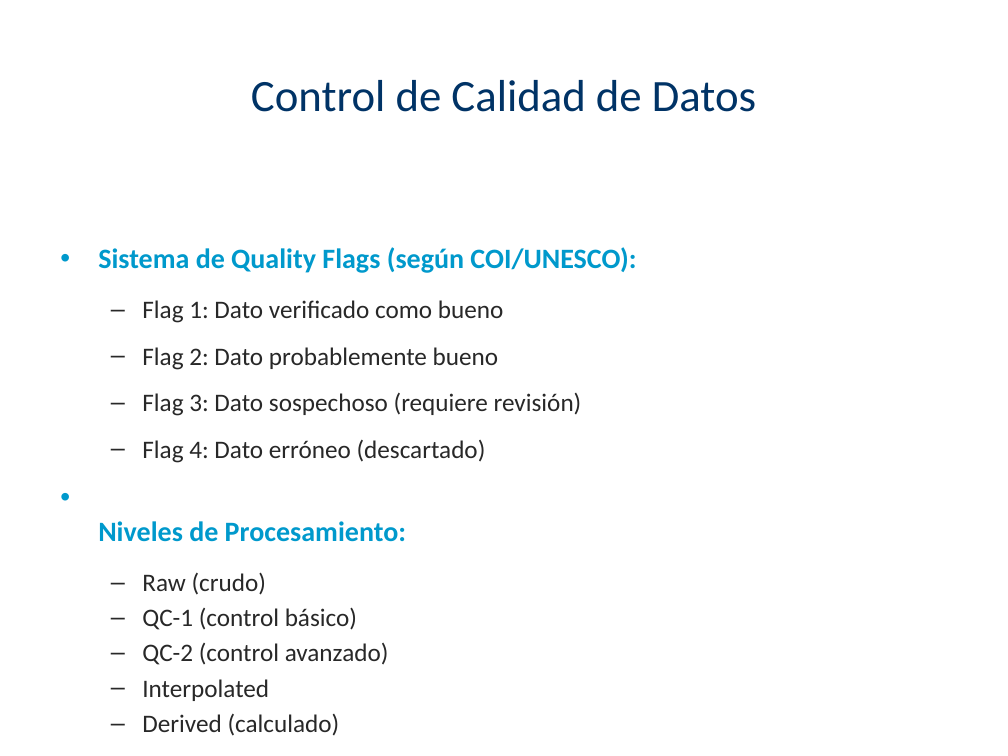
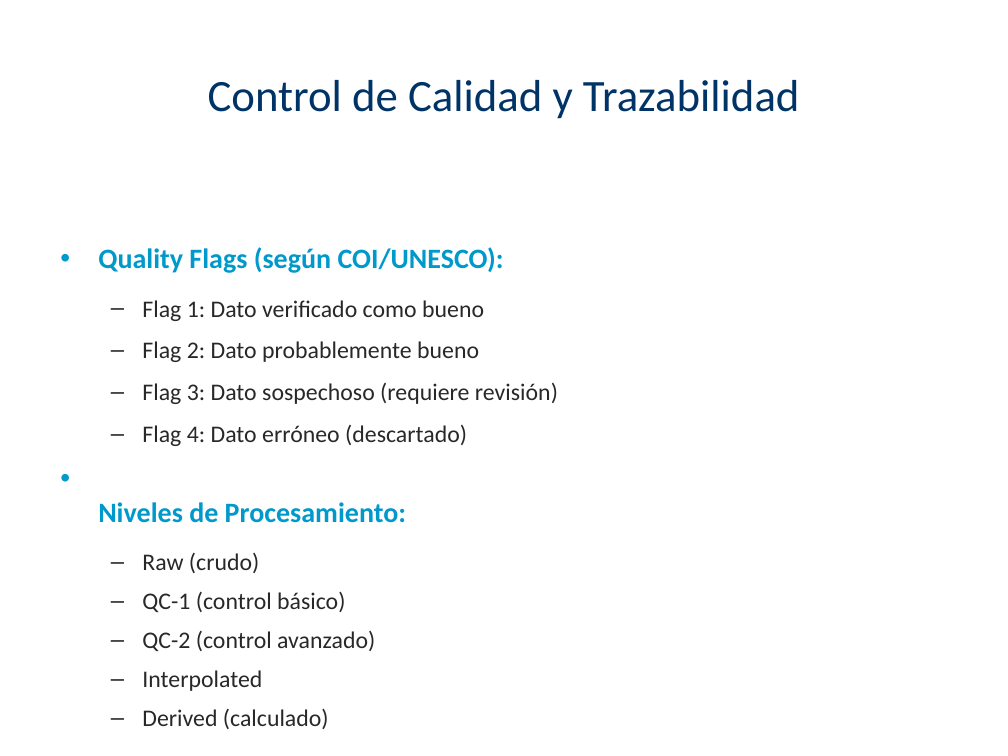
Before and after one commit to pablo27207/services, a slide deck: slide 11 of Presentacion_OOGSJ_XIIJNCM.pptx (slide 9 before the commit). Drawn at 1008x756 pixels with LibreOffice and Linux fonts; fonts in the diff are those of the drawing. Boxes give left, top, right and bottom in pixels: in the first picture for what was removed or moved away, otherwise in the second. Text is boxed around its words. In the diff, an @@ line names an element or a change of style, - is before the commit and + after.

```diff
--- a/Presentacion_OOGSJ_XIIJNCM.pptx
+++ b/Presentacion_OOGSJ_XIIJNCM.pptx
@@ title at bbox=[208, 80, 800, 119]: text changed @@
-Control de Calidad de Datos
+Control de Calidad y Trazabilidad
@@ text at bbox=[98, 247, 504, 273]: text changed @@
-• Sistema de Quality Flags (según COI/UNESCO):
+• Quality Flags (según COI/UNESCO):
@@ text at bbox=[142, 300, 558, 691]: size 18 to 17 pt in "Flag 1: Dato verificado como bueno", "Flag 2: Dato probablemente bueno", "Flag 3: Dato sospechoso (requiere revisión)", "Flag 4: Dato erróneo (descartado)" and 5 more places; less space between paragraphs; more space between paragraphs @@
```
Also in this commit, not shown: 11 other slides changed, 3 slides added, 2 slides removed, 1 other file.
